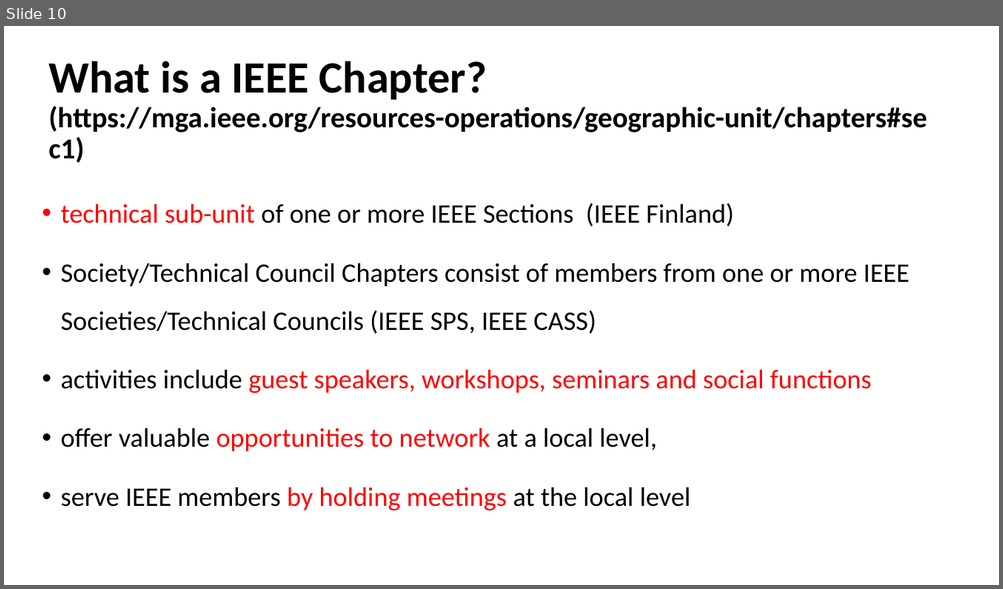
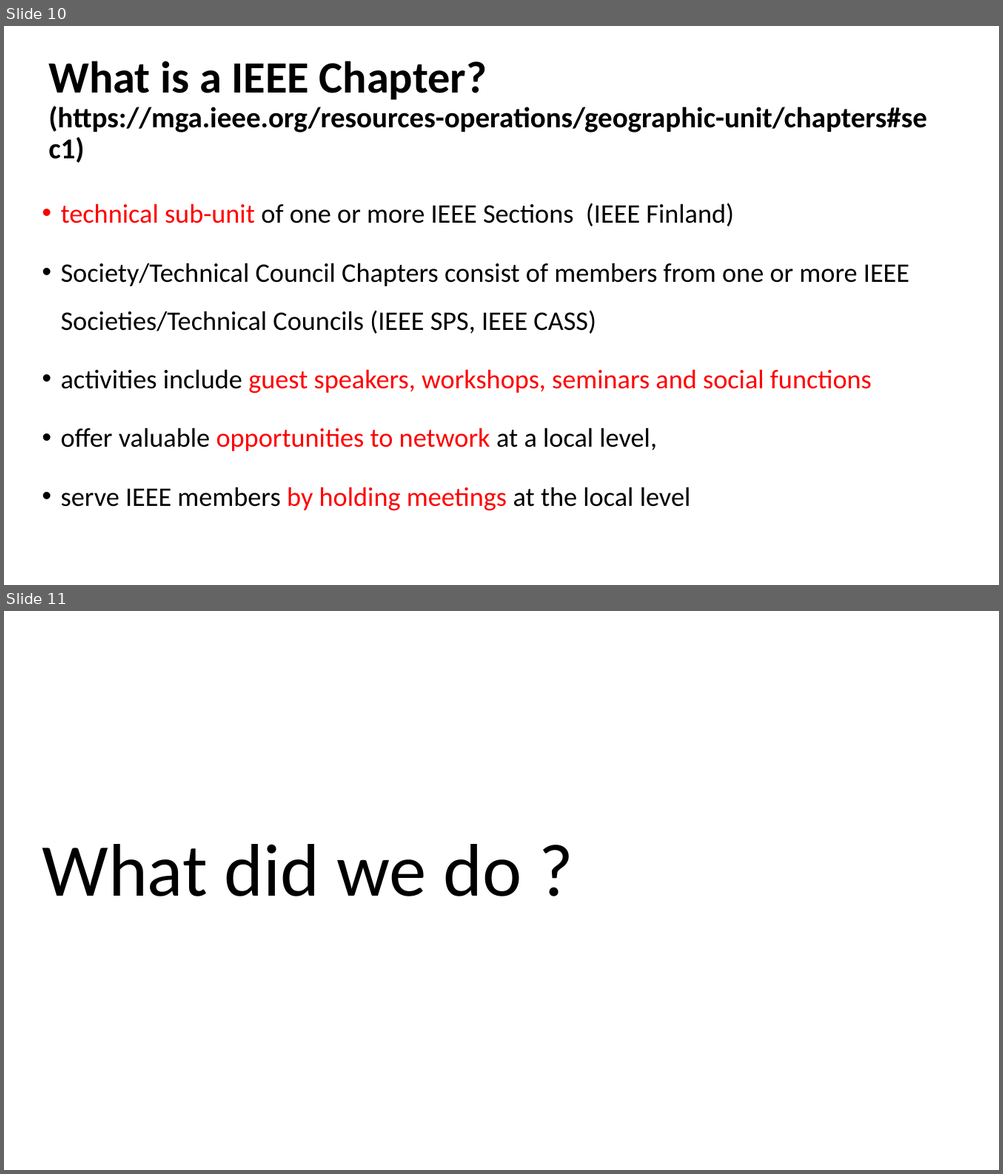
Before and after one commit to ieeespcasfinland/ieeespcasfinland.github.io, a slide deck: Slides05Oct_Ju.pptx. Shown one above the other, each under a label of ours: slide 10 before the commit, slides 10 and 11 after it. The pictures are 1003x589 and 1003x1174 pixels, drawn with LibreOffice and Linux fonts; fonts in the diff are those of the drawing. Boxes give left, top, right and bottom in pixels: in the first picture for what was removed or moved away, otherwise in the second. Text is boxed around its words. In the diff, an @@ line names an element or a change of style, - is before the commit and + after.

```diff
--- a/Slides05Oct_Ju.pptx
+++ b/Slides05Oct_Ju.pptx
@@ slide 11 added at <box>4,611,999,1170</box>, background #FFFFFF @@
@@ text added at <box>42,844,521,897</box>, 72 pt, text #000000 @@
+What did we do ?
```
Also in this commit, not shown: 7 slides changed, 5 other slides added, 2 other files.
